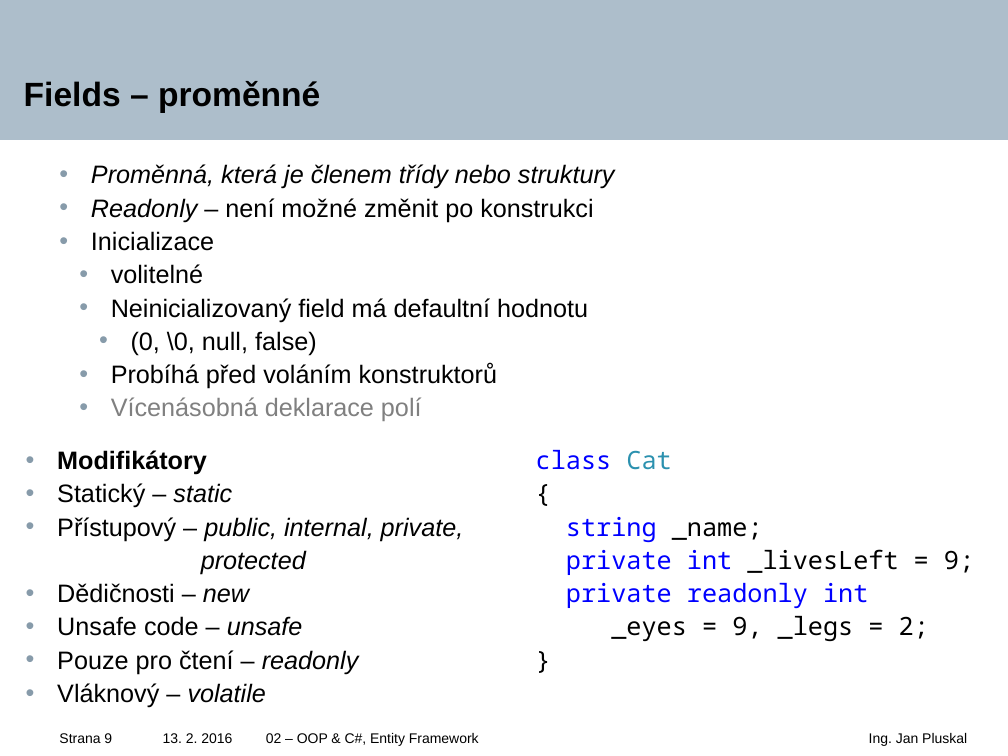
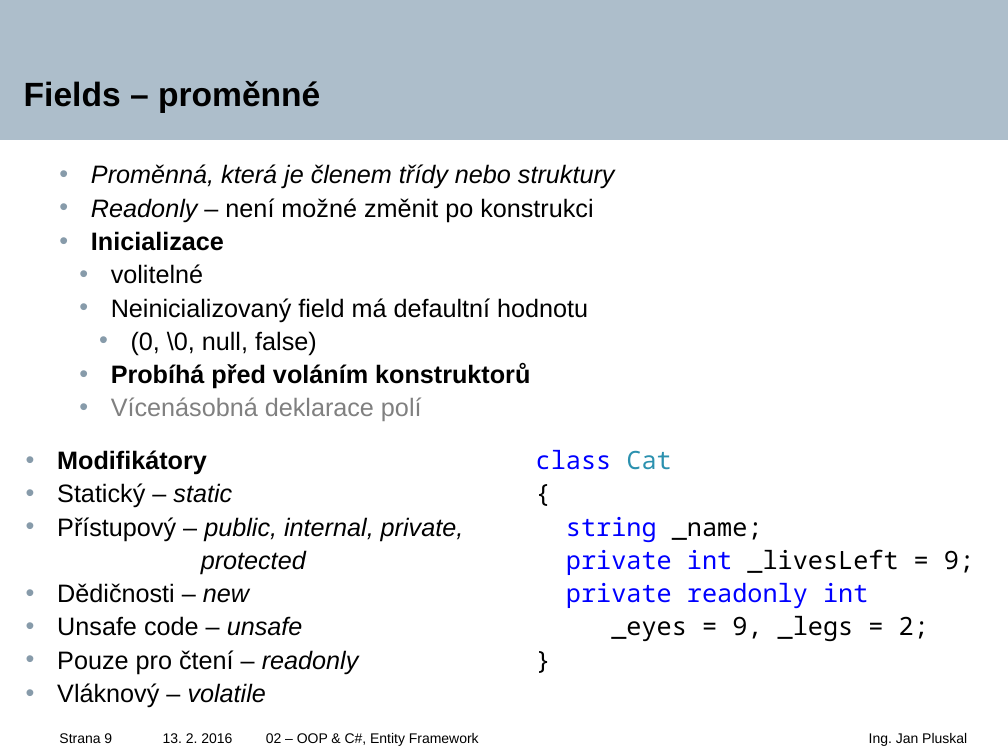
Before and after one commit to tajpo/fitiw5, a slide deck: slide 9 of Lectures/IW5-02-OOP_EF.pptx. Drawn at 1008x756 pixels with LibreOffice and Linux fonts; fonts in the diff are those of the drawing; background and template pictures are left out. Boxes give left, top, right and bottom in pixels: in the first picture for what was removed or moved away, otherwise in the second. Text is boxed around its words. In the diff, an @@ line names an element or a change of style, - is before the commit and + after.

```diff
--- a/Lectures/IW5-02-OOP_EF.pptx
+++ b/Lectures/IW5-02-OOP_EF.pptx
@@ text at box(91, 231, 530, 389): bold on in "Inicializace", "Probíhá před voláním konstruktorů" @@
```
Also in this commit, not shown: 1 slide added, 4 other files.
